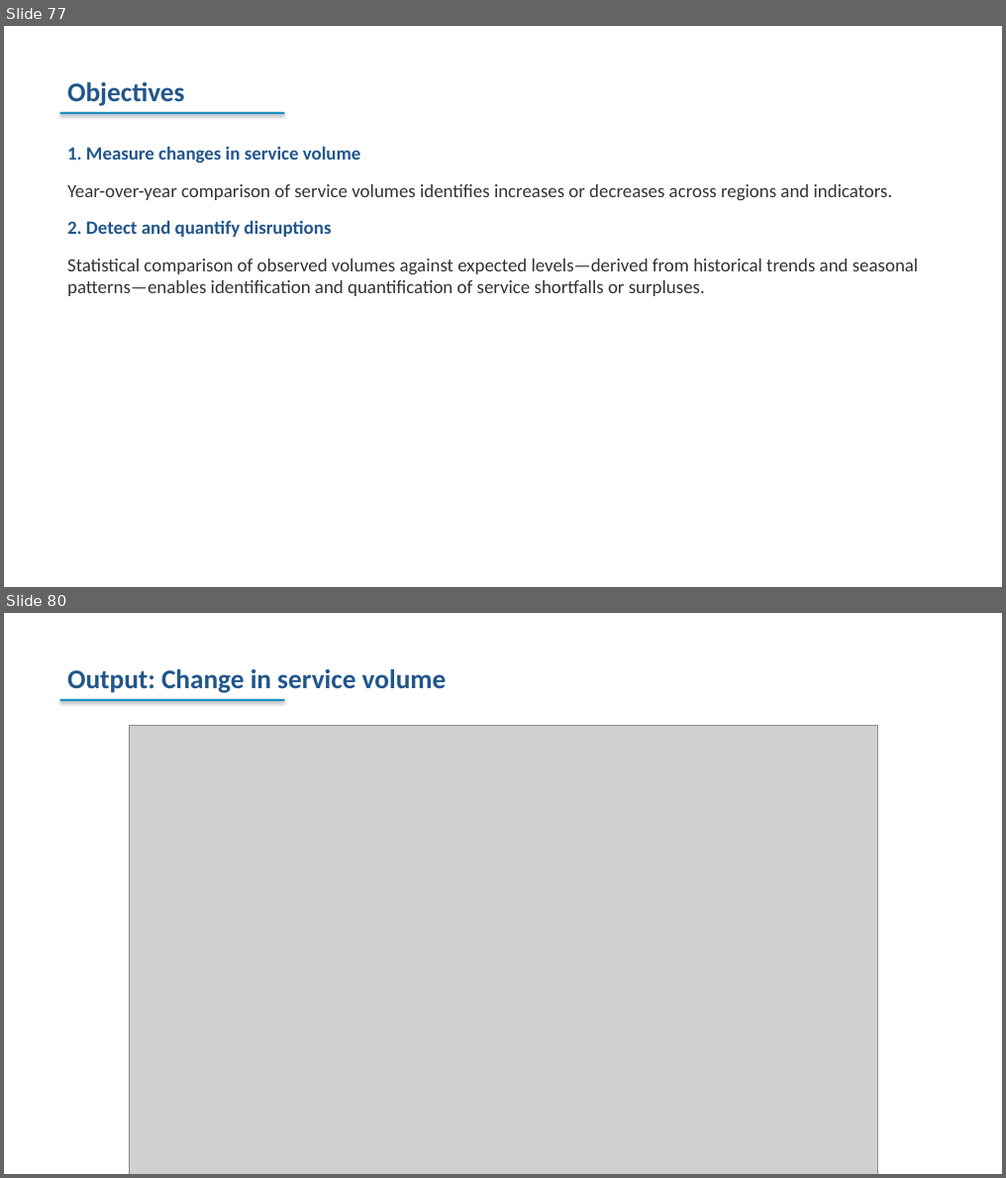
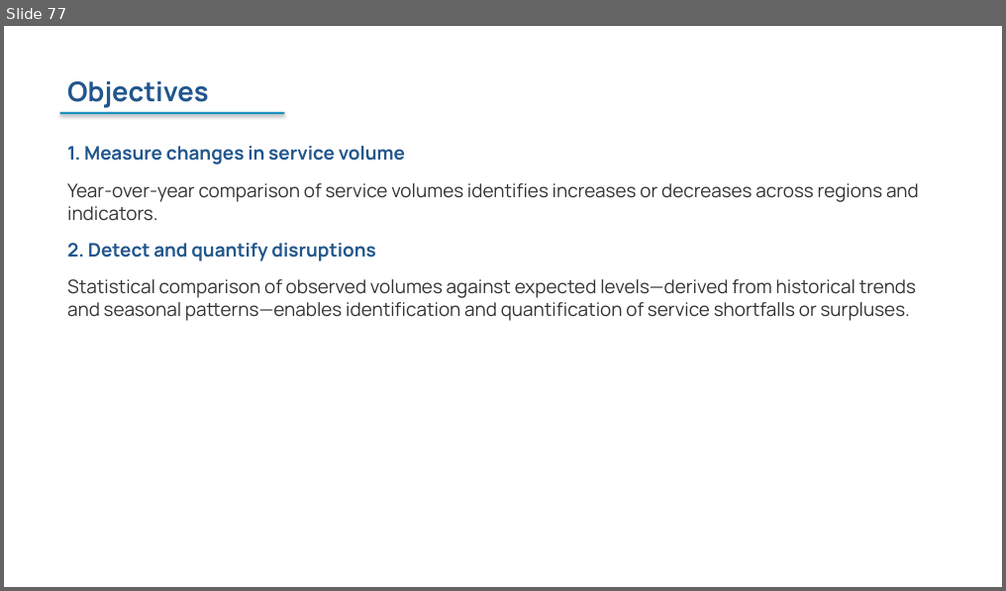
Before and after one commit to FASTR-Analytics/fastr-resource-hub, a slide deck: outputs/2026-zambia_deck.pptx. Shown one above the other, each under a label of ours: slides 77 and 80 before the commit, slide 77 after it; the slides between them are not shown. The pictures are 1006x1178 and 1006x591 pixels, drawn with LibreOffice and Linux fonts; fonts in the diff are those of the drawing; grey boxes stand for pictures. Boxes give left, top, right and bottom in pixels: in the first picture for what was removed or moved away, otherwise in the second. Text is boxed around its words. In the diff, an @@ line names an element or a change of style, - is before the commit and + after.

```diff
--- a/outputs/2026-zambia_deck.pptx
+++ b/outputs/2026-zambia_deck.pptx
@@ slide 80 removed at <box>4,613,1002,1174</box>, background #FFFFFF @@
@@ text removed at <box>67,669,447,693</box> @@
-Output: Change in service volume
@@ rectangle removed at <box>60,699,285,701</box> @@
@@ picture removed at <box>129,725,877,1174</box> @@
@@ slide 77 changed as well @@
@@ text "Objectives" at <box>67,81,209,108</box>: font Calibri to Manrope @@
@@ text "1. Measure changes in service ..." at <box>67,146,919,321</box>: font Calibri to Manrope @@
```
Also in this commit, not shown: 130 other slides changed, 4 slides added, 2 other slides removed, 22 other files.
